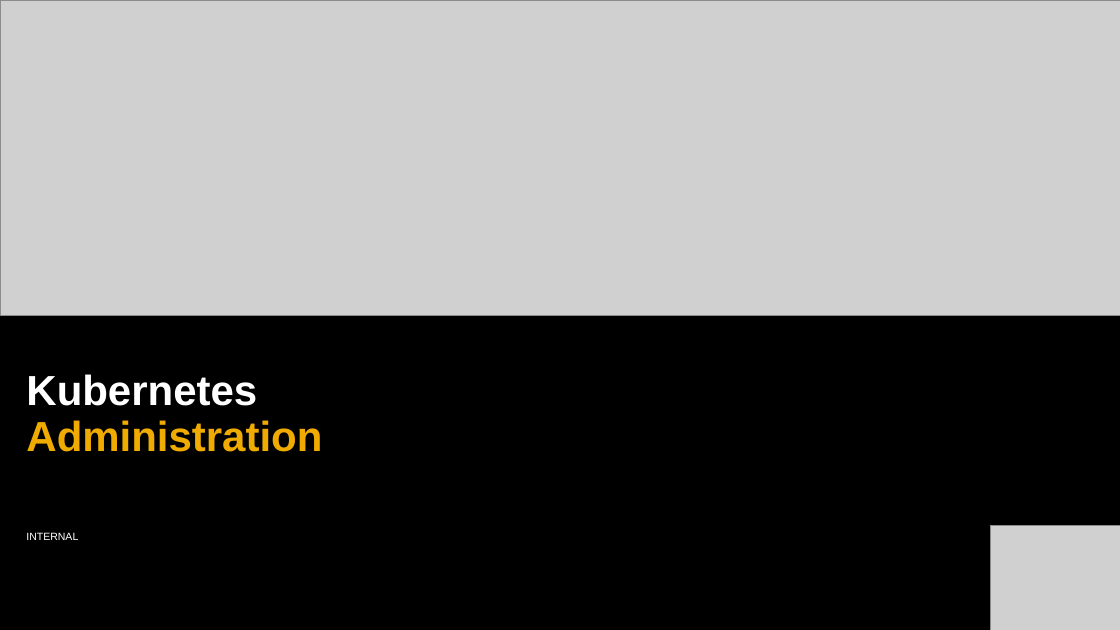
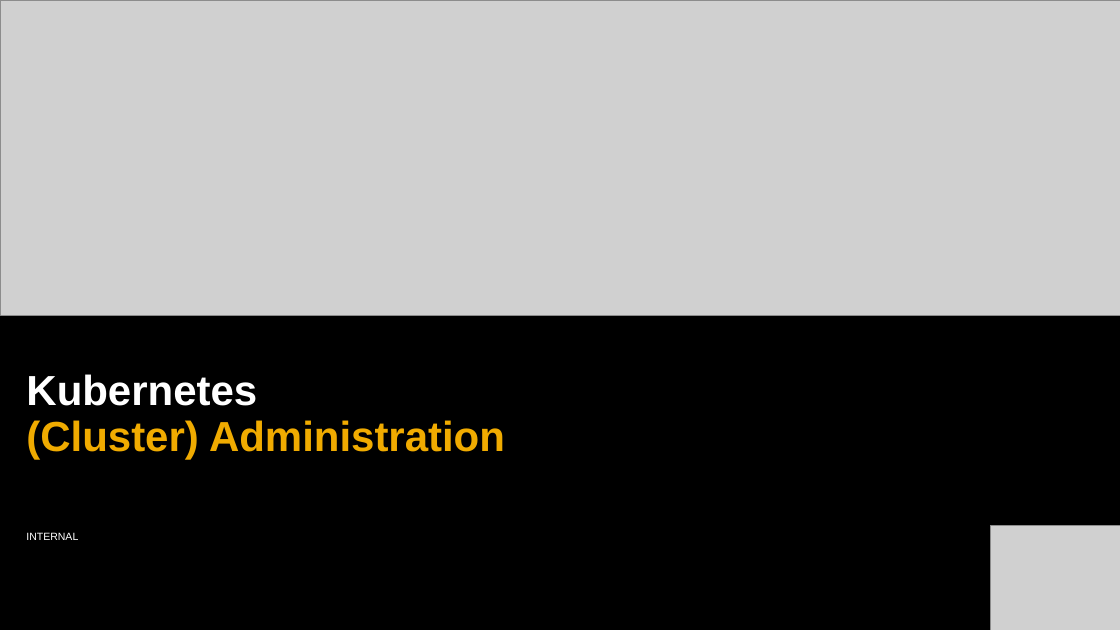
Before and after one commit to cuijiyao01/docker-k8s-training, a slide deck: slide 1 of kubernetes/11_administration.pptx. Drawn at 1120x630 pixels with LibreOffice and Linux fonts; fonts in the diff are those of the drawing; grey boxes stand for pictures; background and template pictures are left out. Boxes give left, top, right and bottom in pixels: in the first picture for what was removed or moved away, otherwise in the second. Text is boxed around its words. In the diff, an @@ line names an element or a change of style, - is before the commit and + after.

Commit message:
restructure admin ppt

```diff
--- a/kubernetes/11_administration.pptx
+++ b/kubernetes/11_administration.pptx
@@ text at <box>26,374,505,459</box>: text changed @@
-Kubernetes
-Administration
+Kubernetes
+(Cluster) Administration
```
Also in this commit, not shown: 3 slides added, 2 slides removed.
